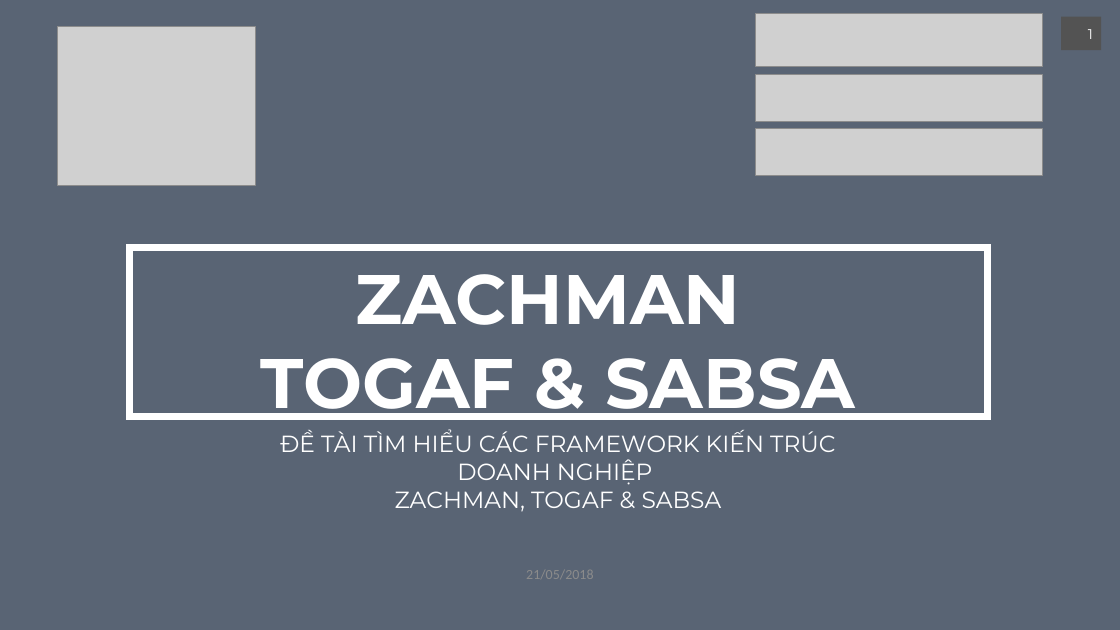
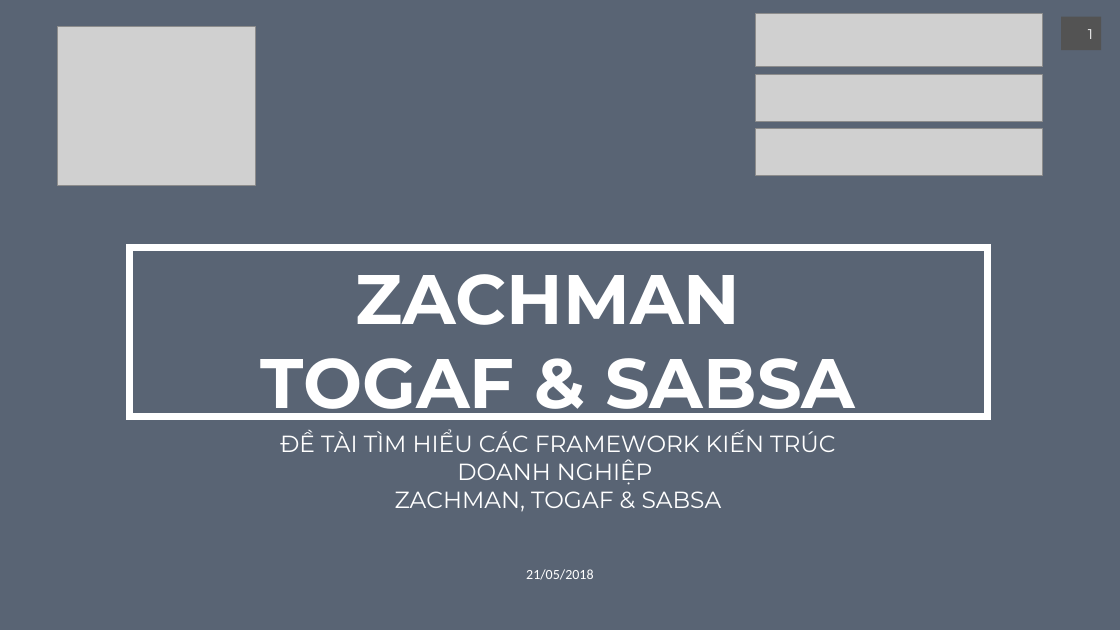
Before and after one commit to ngcvm/AnToanKienTrucHeThong, a slide deck: slide 1 of Nhom3_EA.pptx. Drawn at 1120x630 pixels with LibreOffice and Linux fonts; fonts in the diff are those of the drawing; grey boxes stand for pictures. Boxes give left, top, right and bottom in pixels: in the first picture for what was removed or moved away, otherwise in the second. Text is boxed around its words. In the diff, an @@ line names an element or a change of style, - is before the commit and + after.

```diff
--- a/Nhom3_EA.pptx
+++ b/Nhom3_EA.pptx
@@ text "21/05/2018" at box(526, 569, 593, 580): text colour #8C8C8C to #FFFFFF @@
```
Also in this commit, not shown: 37 other slides changed, 3 slides added, 1 slide removed.
